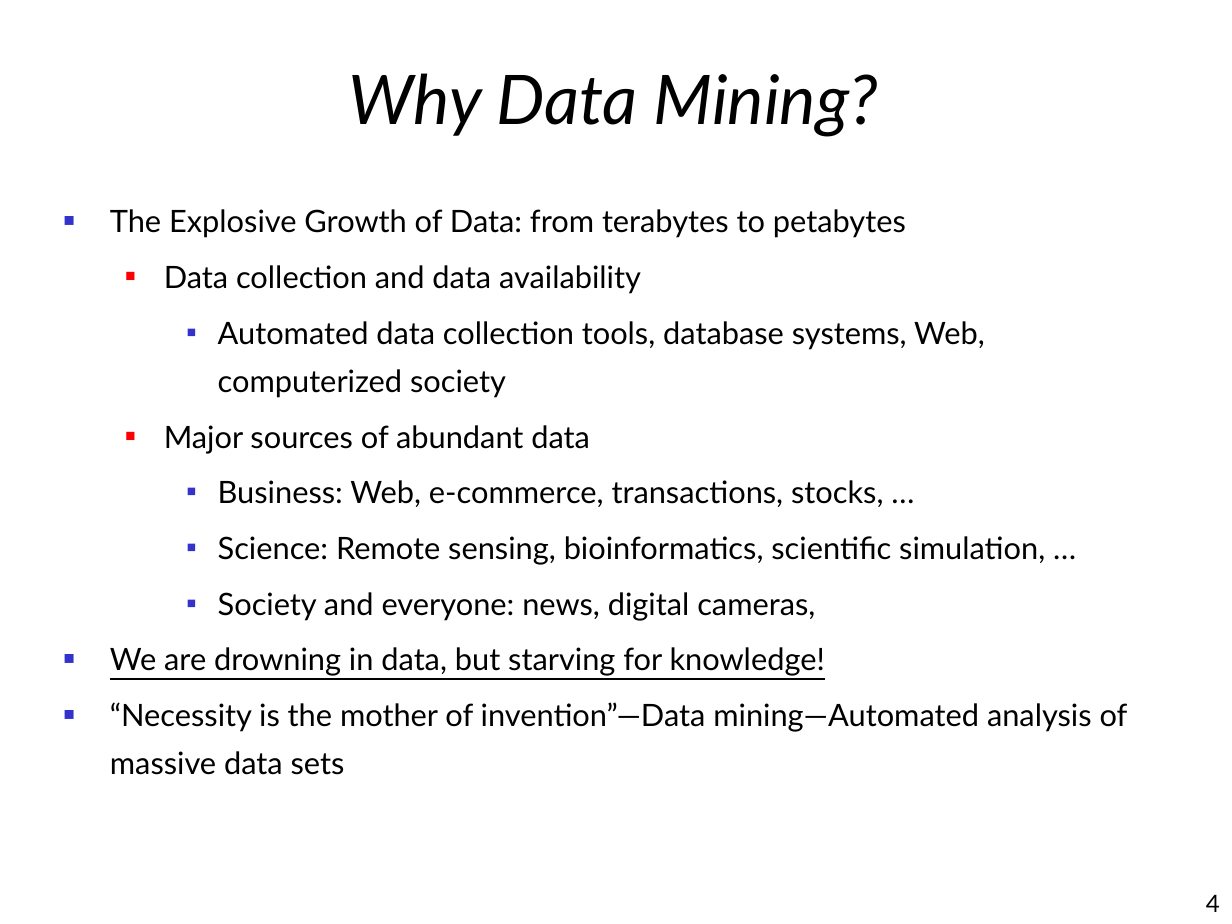
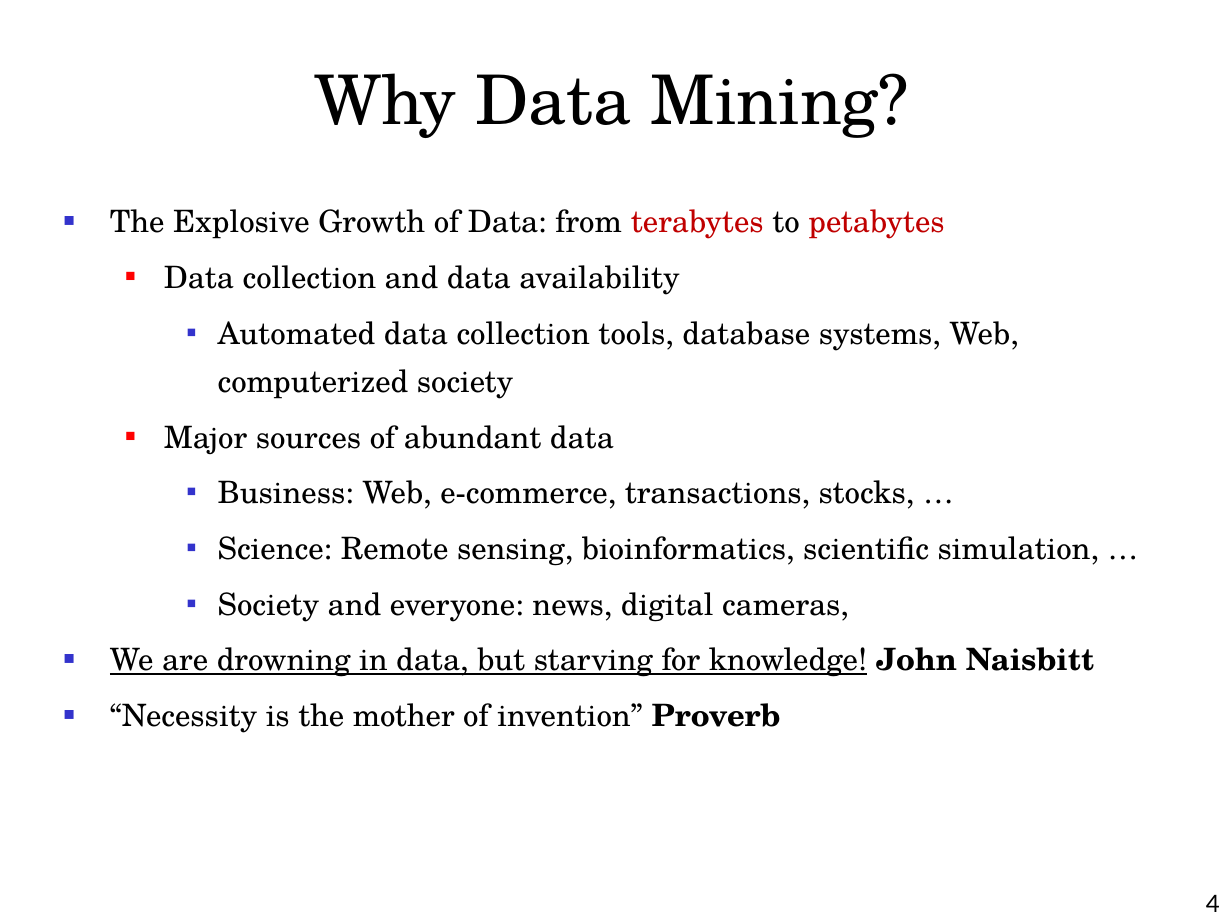
Before and after one commit to alaagamal98/web-based-his, a slide deck: slide 4 of Presentation/Data Mining.ppt. Drawn at 1232x924 pixels with LibreOffice and Linux fonts; fonts in the diff are those of the drawing; background and template pictures are left out. Boxes give left, top, right and bottom in pixels: in the first picture for what was removed or moved away, otherwise in the second. Text is boxed around its words. In the diff, an @@ line names an element or a change of style, - is before the commit and + after.

```diff
--- a/Presentation/Data Mining.ppt
+++ b/Presentation/Data Mining.ppt
@@ title "Why Data Mining?" at [314, 73, 909, 138]: font Lato to TeX Gyre Schola, italic off @@
@@ text at [110, 209, 1099, 622]: font Lato to TeX Gyre Schola in "The Explosive Growth of Data: from terabytes ...", "Data collection and data availability", "Automated data collection tools, database systems, Web, ...", "Major sources of abundant data" and 3 more places; text colour #000000 to #C00000 in "terabytes petabytes" @@
@@ text at [110, 647, 1094, 733]: text changed; font Lato to TeX Gyre Schola @@
-■ We are drowning in data, but starving for knowledge!
-■ “Necessity is the mother of invention”—Data mining—Automated analysis of massive data sets
+■ We are drowning in data, but starving for knowledge! John Naisbitt
+■ “Necessity is the mother of invention” Proverb
```
Also in this commit, not shown: 3 other slides changed, 7 slides removed, 1 other file.
